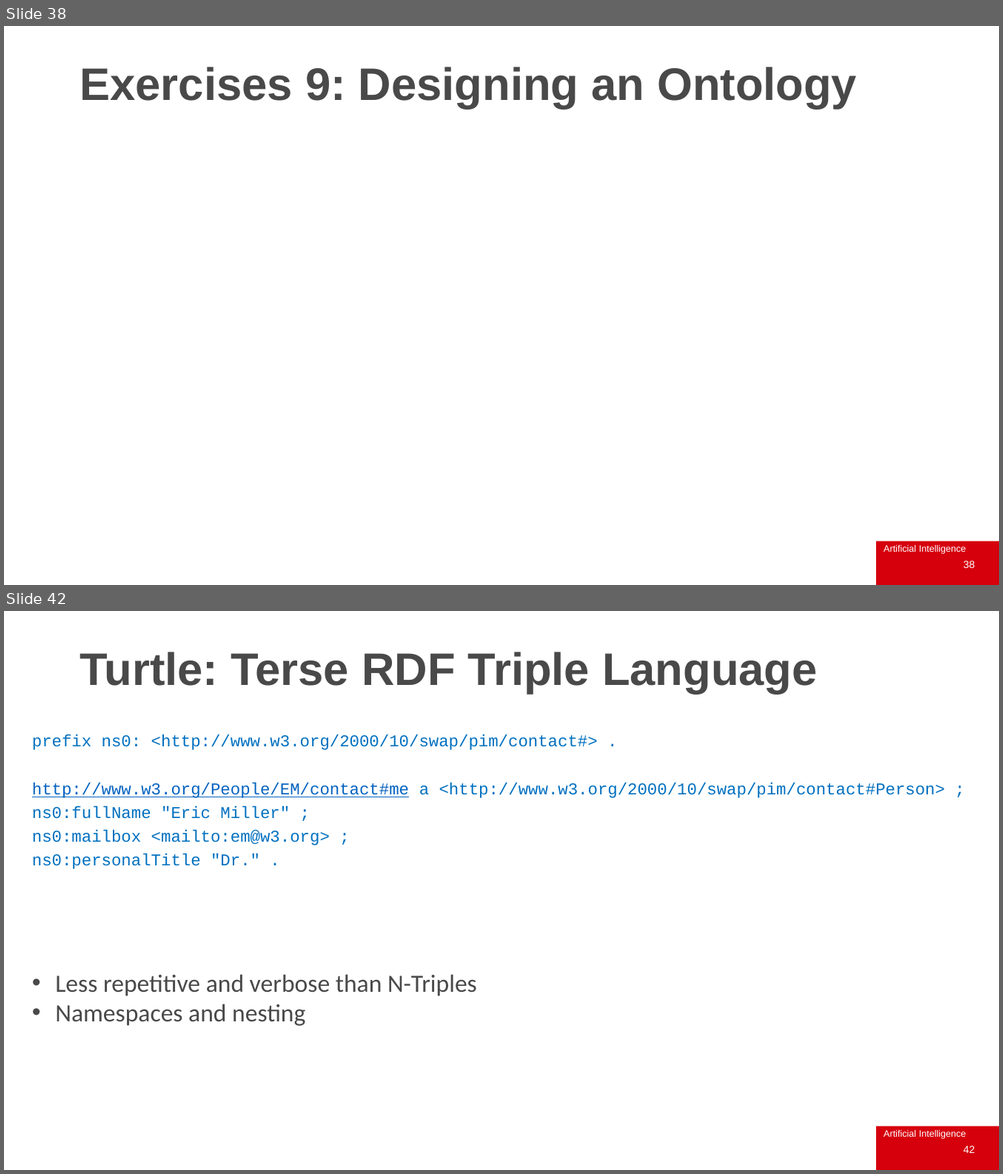
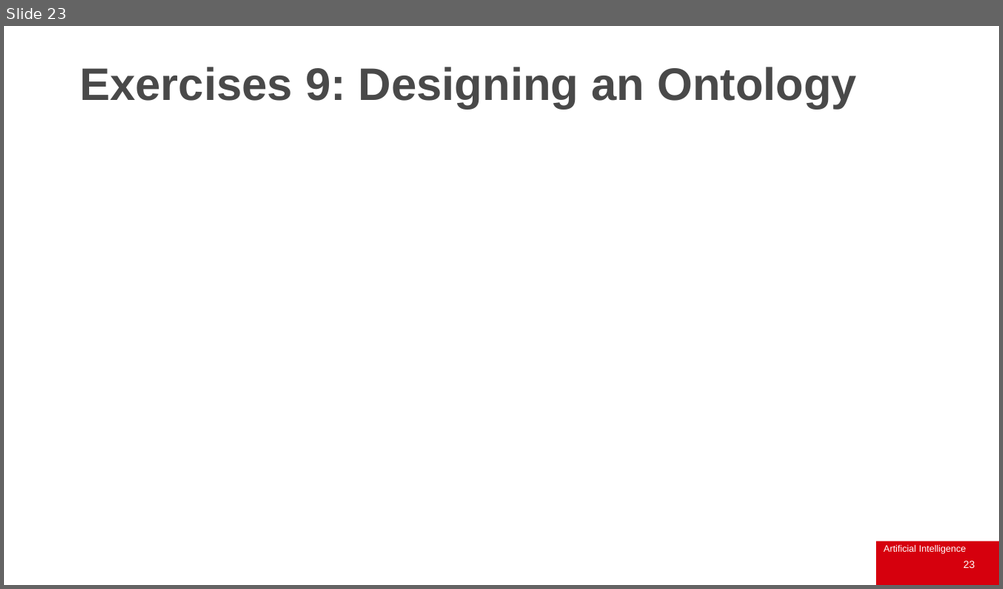
Before and after one commit to IainStyles/Knowledge-Engineering-2025, a slide deck: slides/ECS8052 Week 4 2025-10-06.pptx. Shown one above the other, each under a label of ours: slides 38 and 42 before the commit, slide 23 after it; the slides between them are not shown. The pictures are 1003x1174 and 1003x589 pixels, drawn with LibreOffice and Linux fonts; fonts in the diff are those of the drawing; background and template pictures are left out. Boxes give left, top, right and bottom in pixels: in the first picture for what was removed or moved away, otherwise in the second. Text is boxed around its words. In the diff, an @@ line names an element or a change of style, - is before the commit and + after.

```diff
--- a/slides/ECS8052 Week 4 2025-10-06.pptx
+++ b/slides/ECS8052 Week 4 2025-10-06.pptx
@@ slide 42 removed at bbox=[4, 611, 999, 1170], background #FFFFFF; not listed: 2 template elements that a slide beside it also shows @@
@@ title removed at bbox=[79, 652, 817, 694] @@
-Turtle: Terse RDF Triple Language
@@ text removed at bbox=[32, 735, 945, 869] @@
-prefix ns0: <http://www.w3.org/2000/10/swap/pim/contact#> .
-http://www.w3.org/People/EM/contact#me a <http://www.w3.org/2000/10/swap/pim/contact#Person> ;
-ns0:fullName "Eric Miller" ;
-ns0:mailbox <mailto:em@w3.org> ;
-ns0:personalTitle "Dr." .
@@ text removed at bbox=[55, 974, 477, 1026] @@
-• Less repetitive and verbose than N-Triples
-• Namespaces and nesting
@@ page number removed at bbox=[963, 1146, 975, 1153] @@
-42
@@ what was slide 38 is now slide 23 @@
@@ page number at bbox=[963, 561, 975, 568]: text changed @@
-38
+23
```
Also in this commit, not shown: 1 slide added, 22 other slides removed, 3 other files.
